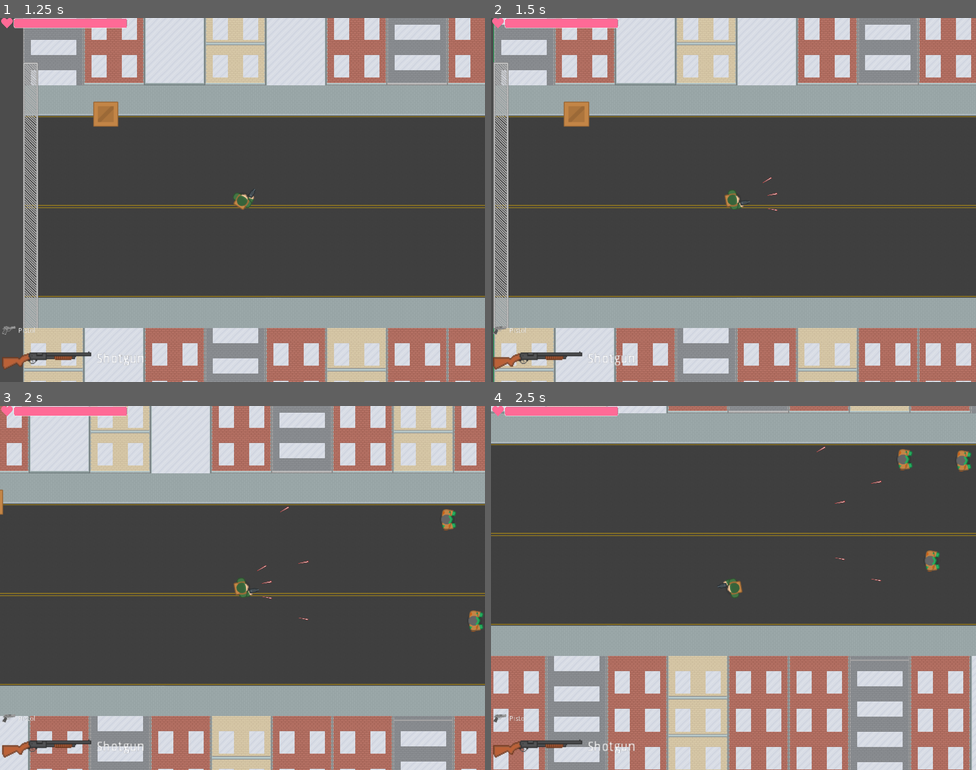
Above: before the commit, frames 1-4 (two rows, left to right).
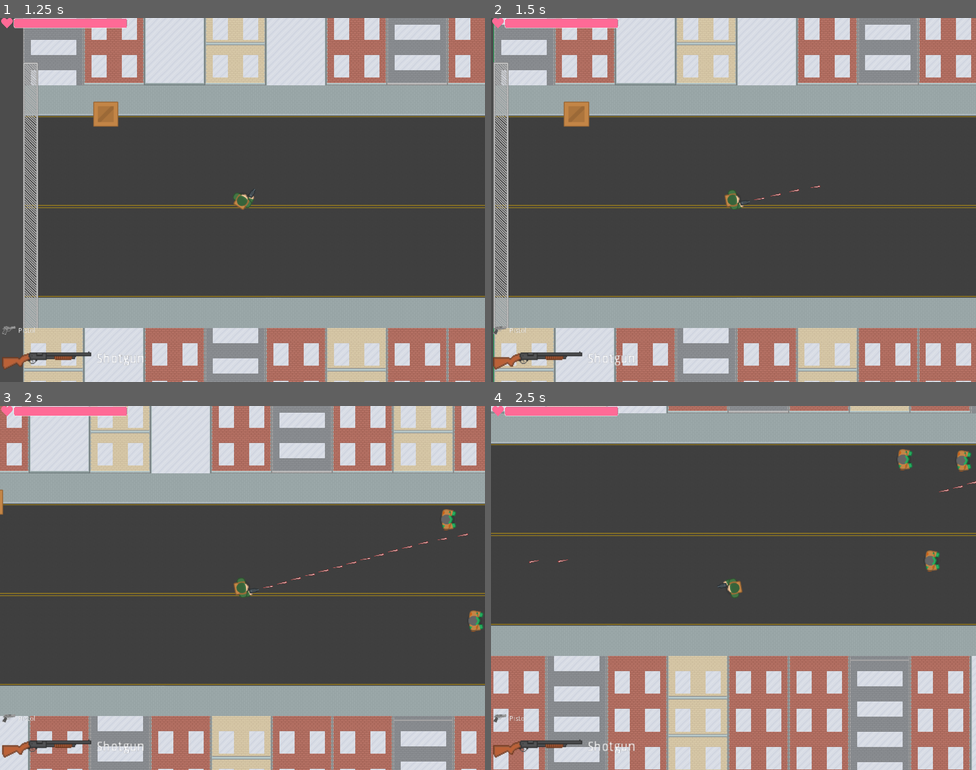
Above: after the commit, the same moments.

Repository: sindre0830/YAZG
Game: Godot game, scene res://Menu/MainMenu.tscn
The game is run twice, just before and just after one commit, with the same random seed, the same clock (stepped at 60 frames per second) and the same inputs.
Inputs (mouse positions are in pixels of both pictures, inside the frame that each line leads up to):
- Up to frame 1 (1.25 s): click "Play" at 0.5 s
- Up to frame 2 (1.5 s): tap Enter at 1.25 s; move the mouse to (840, 181) at 1.27 s; press the mouse at (840, 181) at 1.28 s; hold Right (ui_right) from 1.28 s (still down)
- Up to frame 3 (2 s): keep holding Right (ui_right)
- Up to frame 4 (2.5 s): move the mouse to (636, 606) at 2.02 s; release Right (ui_right) at 2.03 s; release the mouse at (636, 606) at 2.03 s; hold Down (ui_down) from 2.03 s (still down); click (636, 606) at 2.1 s

Frame 1 is identical in both runs. In frame 2, less than 0.1% of the frame differs, in the area x 54-68%, y 43-53%; in frame 3, 0.2%, in the area x 53-97%, y 27-59%; in frame 4, less than 0.1%.

Commit message:
Addeda mini-gun

Diff:
--- a/Source/Actor/Player/Player.gd
+++ b/Source/Actor/Player/Player.gd
@@ -4,7 +4,7 @@
 var GUNDISPLAY = "UI/GunDisplay"
 
 
-onready var guns = [$Guns/Shotgun, $Guns/Handgun]
+onready var guns = [$"Guns/Mini-Gun", $Guns/Handgun]
 onready var gun_index = 0
 onready var gun = guns[gun_index]
 onready var attackCooldown = $AttackCooldown
--- a/Source/Actor/Player/Player.tscn
+++ b/Source/Actor/Player/Player.tscn
@@ -6,6 +6,7 @@
 [ext_resource path="res://Guns/HandGun.gd" type="Script" id=4]
 [ext_resource path="res://UI/UserInterface.tscn" type="PackedScene" id=5]
 [ext_resource path="res://Guns/Shotgun.gd" type="Script" id=6]
+[ext_resource path="res://Guns/Mini-gun.gd" type="Script" id=7]
 
 [sub_resource type="CircleShape2D" id=1]
 radius = 16.0
@@ -47,6 +48,13 @@
 wait_time = 0.5
 one_shot = true
 
+[node name="Mini-Gun" type="Node" parent="Guns"]
+script = ExtResource( 7 )
+
+[node name="Timer" type="Timer" parent="Guns/Mini-Gun"]
+wait_time = 0.05
+one_shot = true
+
 [node name="Camera2D" type="Camera2D" parent="."]
 current = true
 
--- /dev/null
+++ b/Source/Guns/Mini-gun.gd
@@ -0,0 +1,12 @@
+extends "res://Guns/Guns.gd"
+onready var damage = 8
+
+func _init().(1000) -> void:
+	pass
+
+func shoot(muzzle: Position2D, player: Node):
+	var bullet = Bullet.instance()
+	bullet.init(speed, damage)
+	bullet.transform =  muzzle.global_transform
+	player.owner.add_child(bullet)
+	$Timer.start()
--- a/Source/Guns/Shotgun.gd
+++ b/Source/Guns/Shotgun.gd
@@ -1,6 +1,6 @@
 extends "res://Guns/Guns.gd"
 onready var damage = 12
-var n_bullets = 3
+onready var n_bullets = 3
 
 func _init().(500) -> void:
 	pass
Not shown: 1 places in Source/Actor/Player/Player.tscn that only renumber resources
